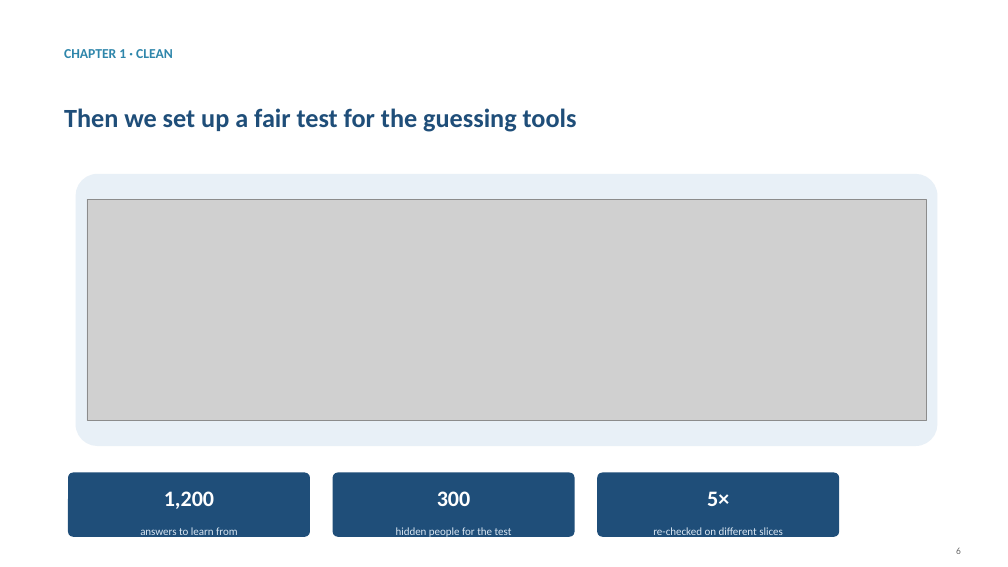
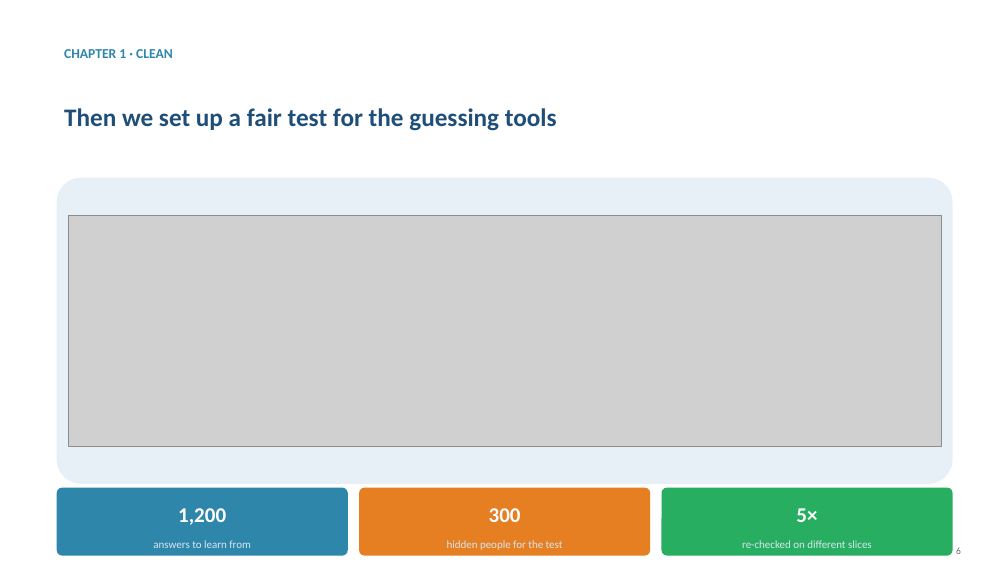
Before and after one commit to jaismine19/social-media-stress-analysis, a slide deck: slide 6 of presentation/Social_Media_Stress_Presentation.pptx. Drawn at 1008x567 pixels with LibreOffice and Linux fonts; fonts in the diff are those of the drawing; grey boxes stand for pictures. Boxes give left, top, right and bottom in pixels: in the first picture for what was removed or moved away, otherwise in the second. Text is boxed around its words. In the diff, an @@ line names an element or a change of style, - is before the commit and + after.

Commit message:
Enforce strict layout grid: identical margins, panel sizes, chip positions and takeaway bars on every slide

```diff
--- a/presentation/Social_Media_Stress_Presentation.pptx
+++ b/presentation/Social_Media_Stress_Presentation.pptx
@@ text "Then we set up a ..." at [64,108,557,131]: size 25 to 24 pt @@
@@ rounded rectangle: place and size @@
-rounded rectangle at [76,174,938,446]
+rounded rectangle at [57,178,953,484]
@@ picture: place and size @@
-picture at [87,200,926,421]
+picture at [68,216,941,446]
@@ text "1,200": place and size @@
-text "1,200" at [164,491,214,509]
+text "1,200" at [178,508,226,525]
@@ rounded rectangle: place and size @@
-rounded rectangle at [68,473,310,537]
+rounded rectangle at [57,488,348,556]
@@ rounded rectangle at [57,488,348,556]: fill #1F4E79 to #2E86AB @@
@@ text "300": place and size @@
-text "300" at [437,491,470,506]
+text "300" at [489,508,521,522]
@@ rounded rectangle: place and size @@
-rounded rectangle at [333,473,575,537]
+rounded rectangle at [359,488,650,556]
@@ rounded rectangle at [359,488,650,556]: fill #1F4E79 to #E67E22 @@
@@ size 21 to 20 pt in 3 elements at [178,508,226,525], [489,508,521,522], [796,508,817,522] @@
@@ text "5×": place and size @@
-text "5×" at [707,491,729,506]
+text "5×" at [796,508,817,522]
@@ rounded rectangle: place and size @@
-rounded rectangle at [597,473,839,537]
+rounded rectangle at [662,488,953,556]
@@ rounded rectangle at [662,488,953,556]: fill #1F4E79 to #27AE60 @@
@@ text "answers to learn from": place and size @@
-text "answers to learn from" at [140,527,238,538]
+text "answers to learn from" at [153,540,251,548]
@@ text "hidden people for the test": place and size @@
-text "hidden people for the test" at [396,527,512,538]
+text "hidden people for the test" at [447,540,563,550]
@@ text "re-checked on different slices": place and size @@
-text "re-checked on different slices" at [653,527,783,538]
+text "re-checked on different slices" at [742,540,872,548]
```
Also in this commit, not shown: 18 other slides changed.
